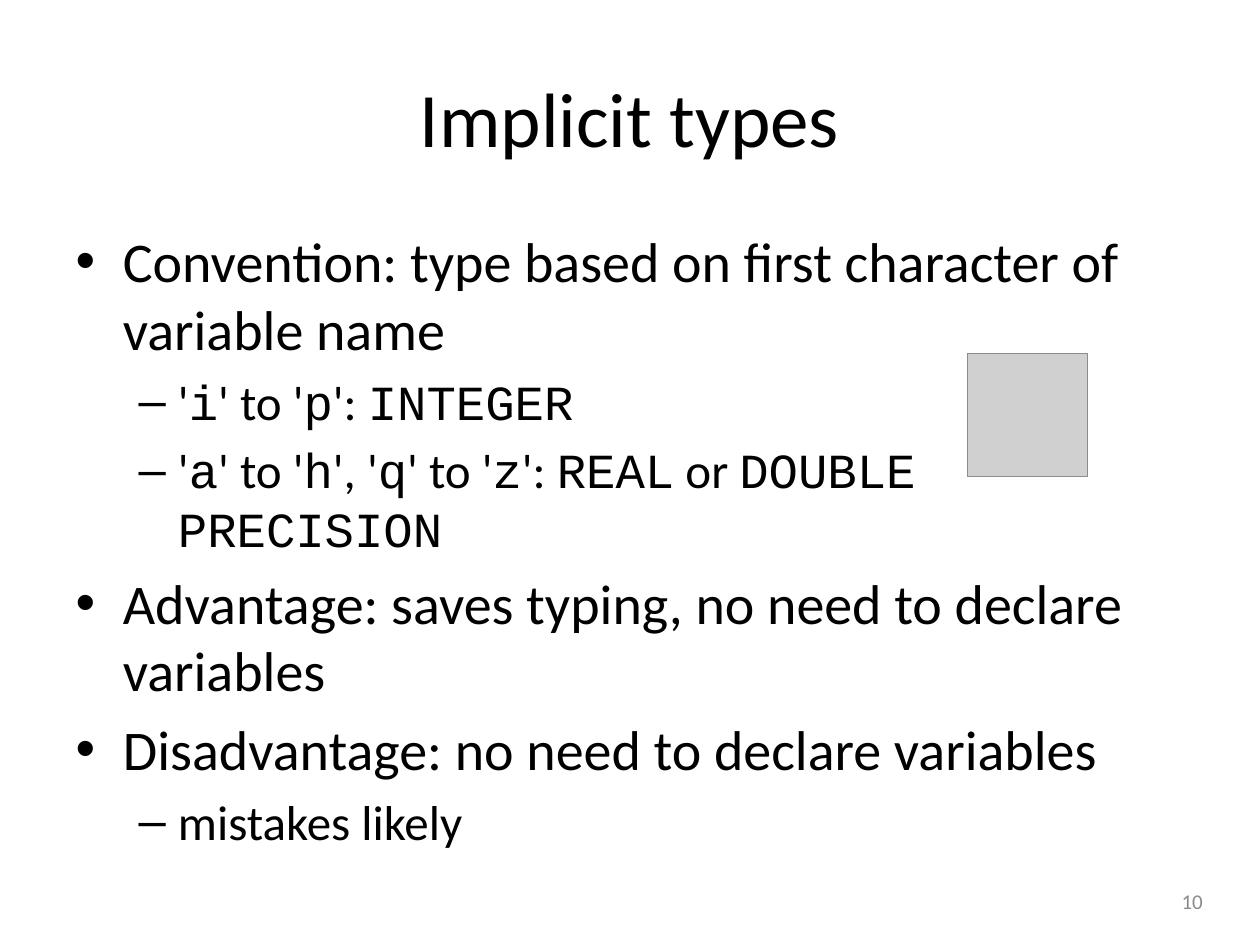
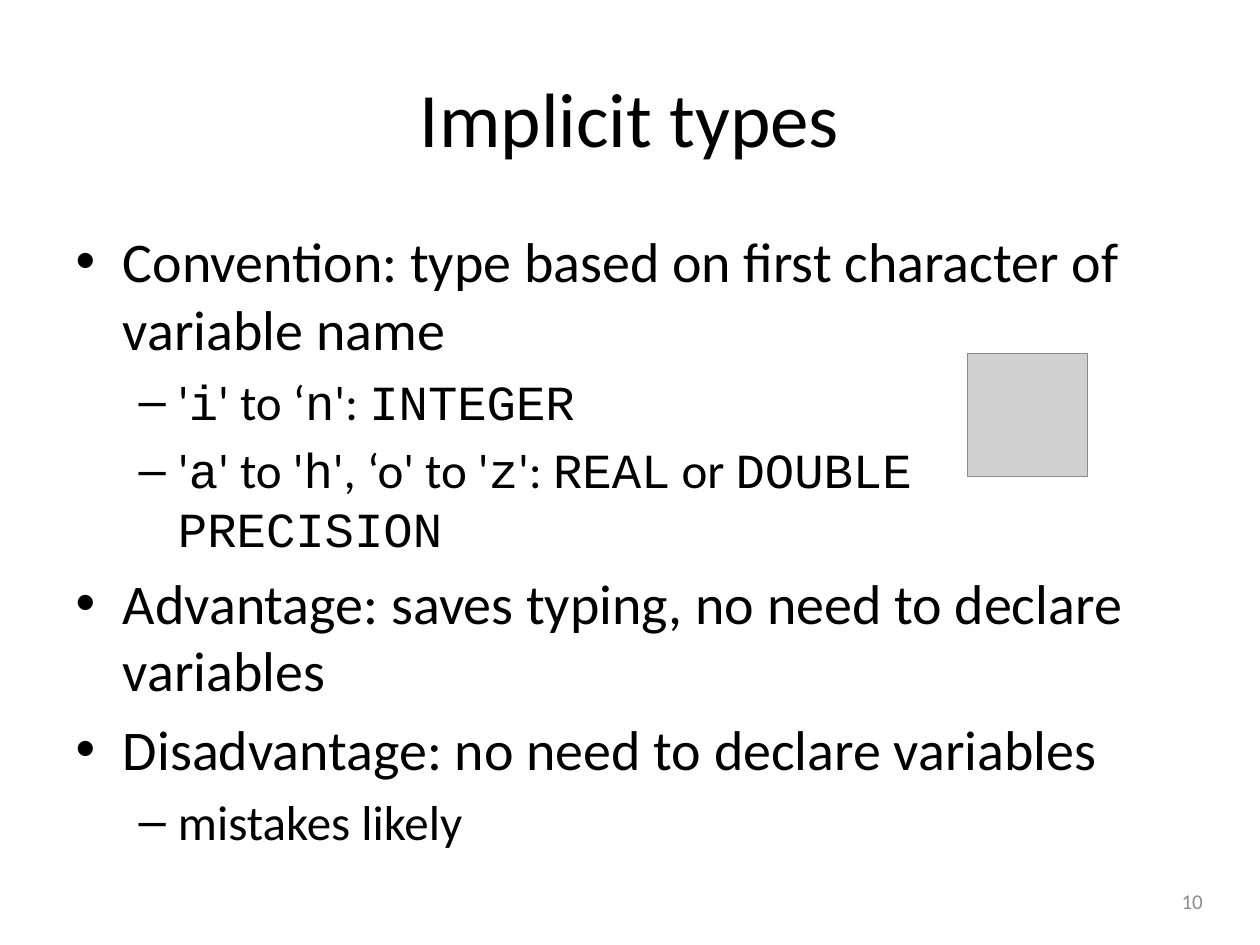
Before and after one commit to gjbex/training-material, a slide deck: slide 10 of Fortran/modern_fortran.pptx. Drawn at 1260x945 pixels with LibreOffice and Linux fonts; fonts in the diff are those of the drawing; grey boxes stand for pictures. Boxes give left, top, right and bottom in pixels: in the first picture for what was removed or moved away, otherwise in the second. Text is boxed around its words. In the diff, an @@ line names an element or a change of style, - is before the commit and + after.

Commit message:
Fix mistake in implicit naming of variables

```diff
--- a/Fortran/modern_fortran.pptx
+++ b/Fortran/modern_fortran.pptx
@@ text at (178,384,912,548): text changed @@
-  – 'i' to 'p': INTEGER
-  – 'a' to 'h', 'q' to 'z': REAL or DOUBLE PRECISION
+  – 'i' to ‘n': INTEGER
+  – 'a' to 'h', ‘o' to 'z': REAL or DOUBLE PRECISION
```
